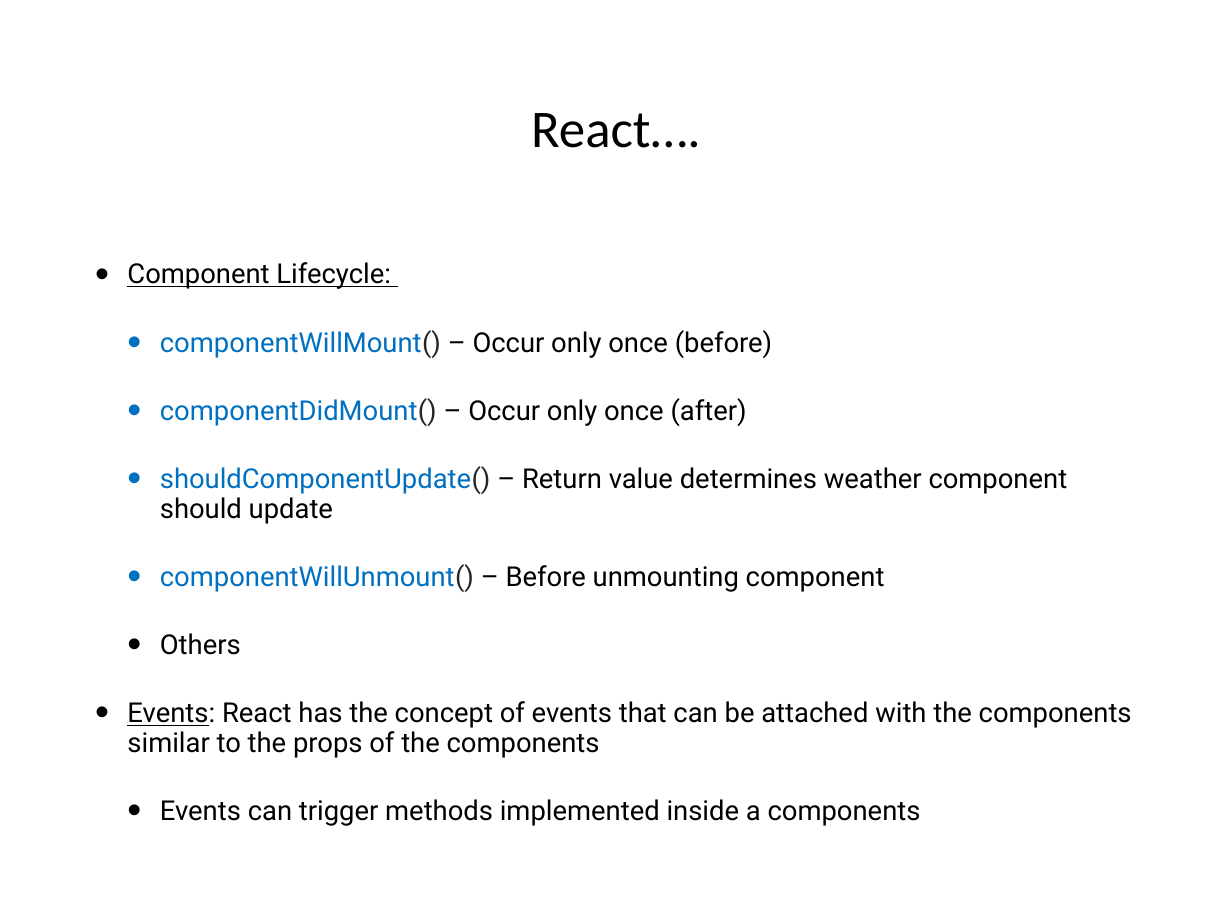
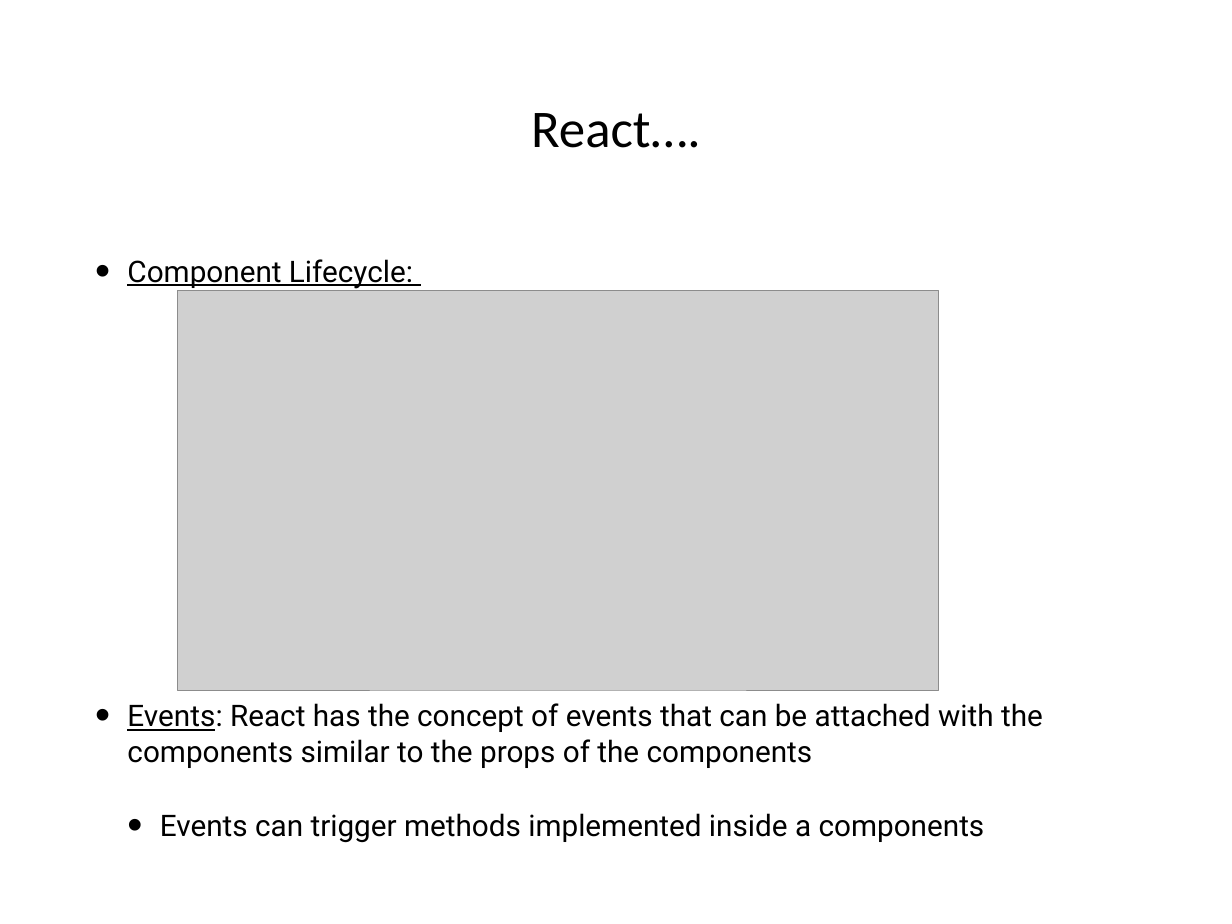
Before and after one commit to hogeschool/Development--Web, a slide deck: slide 22 of Lesson5/Lesson5.pptx. Drawn at 1232x924 pixels with LibreOffice and Linux fonts; fonts in the diff are those of the drawing; grey boxes stand for pictures. Boxes give left, top, right and bottom in pixels: in the first picture for what was removed or moved away, otherwise in the second. Text is boxed around its words. In the diff, an @@ line names an element or a change of style, - is before the commit and + after.

```diff
--- a/Lesson5/Lesson5.pptx
+++ b/Lesson5/Lesson5.pptx
@@ text "Component Lifecycle:" at (x1=127, y1=259, x2=1043, y2=843): size 22.8 to 24.6 pt; line spacing 0.9 to 1 @@
@@ picture added at (x1=178, y1=290, x2=939, y2=690) @@
@@ text at (x1=160, y1=330, x2=1068, y2=655): paragraphs removed @@
-  • componentWillMount() – Occur only once (before)
-  • componentDidMount() – Occur only once (after)
-  • shouldComponentUpdate() – Return value determines weather component should update
-  • componentWillUnmount() – Before unmounting component
-  • Others
```
Also in this commit, not shown: 5 other slides changed, 1 other file.
